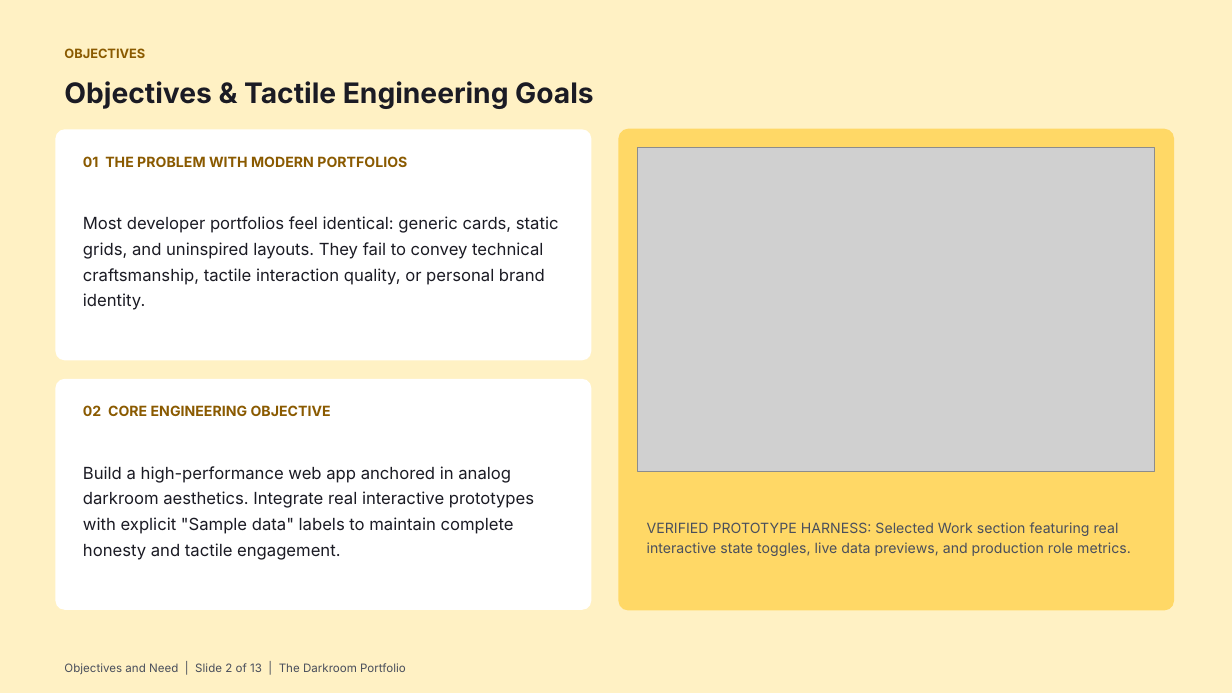
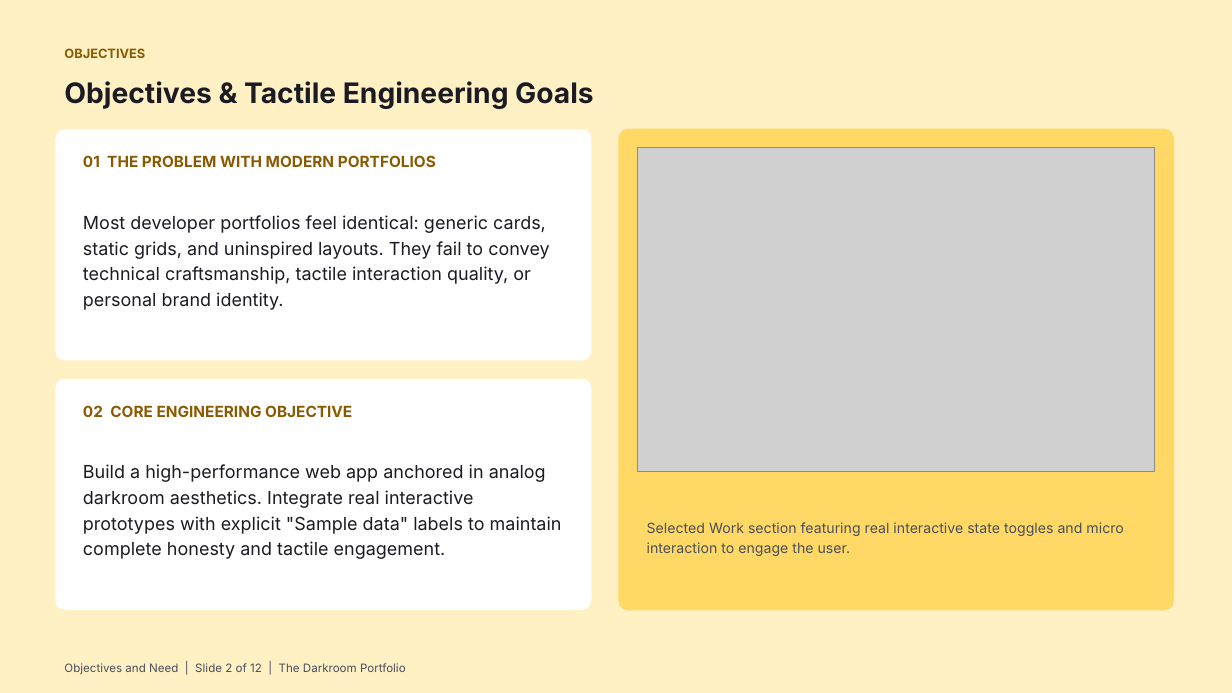
Before and after one commit to Yatin07/portfolio, a slide deck: slide 2 of Portfolio_Design_Deck.pptx. Drawn at 1232x693 pixels with LibreOffice and Linux fonts; fonts in the diff are those of the drawing; grey boxes stand for pictures. Boxes give left, top, right and bottom in pixels: in the first picture for what was removed or moved away, otherwise in the second. Text is boxed around its words. In the diff, an @@ line names an element or a change of style, - is before the commit and + after.

```diff
--- a/Portfolio_Design_Deck.pptx
+++ b/Portfolio_Design_Deck.pptx
@@ text "01 THE PROBLEM WITH MODERN ..." at (x1=83, y1=155, x2=436, y2=167): size 11 to 12 pt @@
@@ text "Most developer portfolios feel identical: ..." at (x1=83, y1=215, x2=549, y2=310): size 13 to 14 pt @@
@@ text "02 CORE ENGINEERING OBJECTIVE" at (x1=83, y1=405, x2=352, y2=417): size 11 to 12 pt @@
@@ text "Build a high-performance web app ..." at (x1=83, y1=464, x2=562, y2=559): size 13 to 14 pt @@
@@ text at (x1=647, y1=522, x2=1123, y2=556): text changed @@
-VERIFIED PROTOTYPE HARNESS: Selected Work section featuring real interactive state toggles, live data previews, and production role metrics.
+Selected Work section featuring real interactive state toggles and micro interaction to engage the user.
@@ text at (x1=64, y1=663, x2=406, y2=675): text changed @@
-Objectives and Need | Slide 2 of 13 | The Darkroom Portfolio
+Objectives and Need | Slide 2 of 12 | The Darkroom Portfolio
```
Also in this commit, not shown: 11 other slides changed, 1 slide removed, 2 other files.
